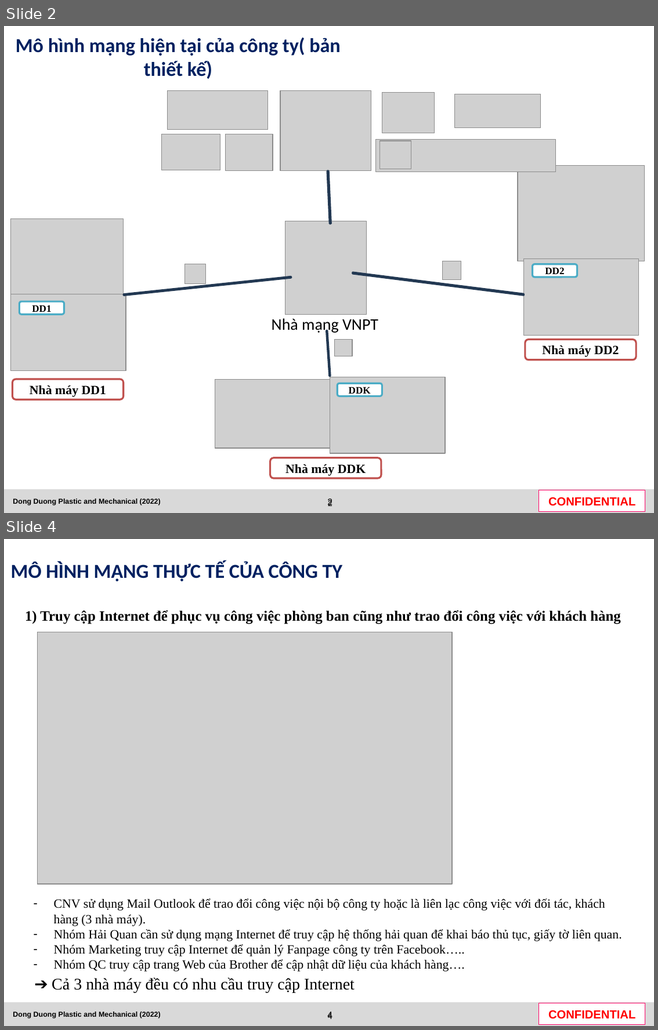
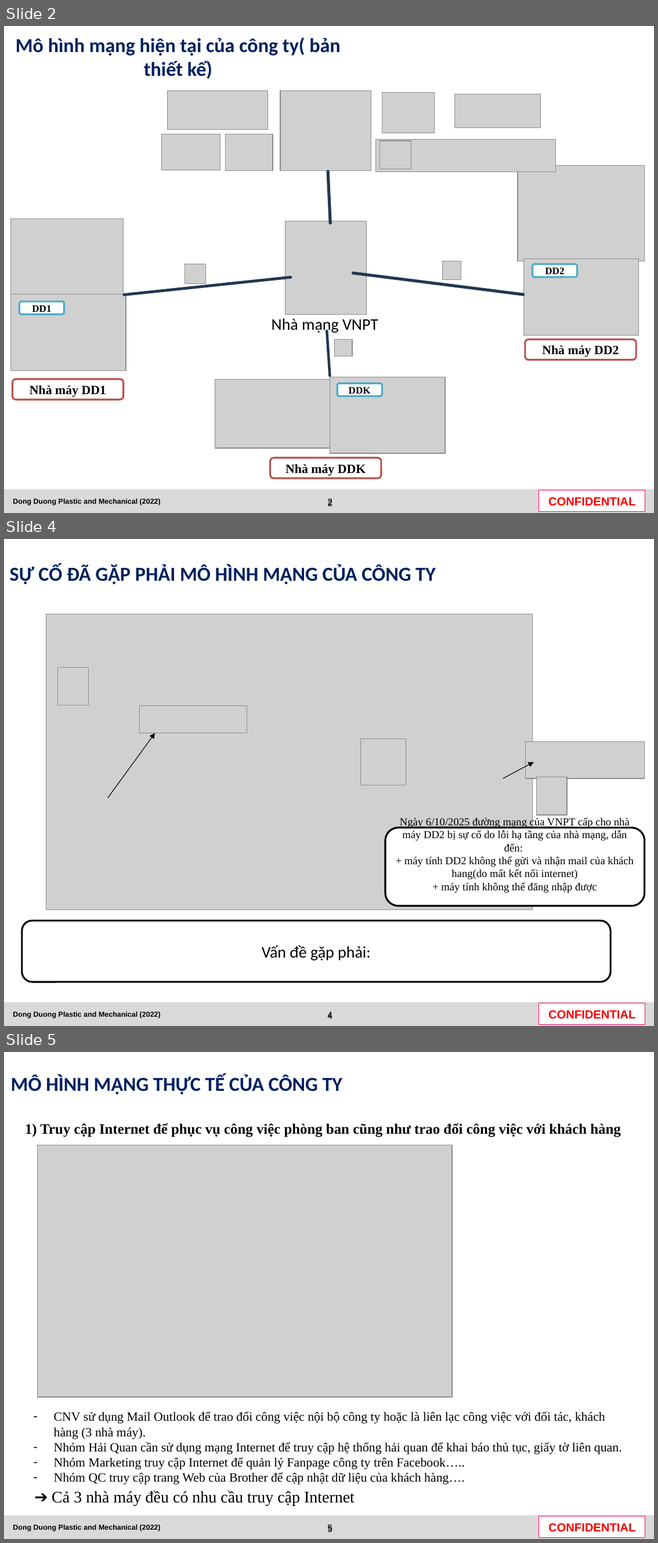
Before and after one commit to DangVanDoan05/QUANLY-IT-Cai-Tien-Update-PM-, a slide deck: BÁO CÁO ĐƯỜNG MẠNG DỰ PHÒNG MOBIPHONE.pptx. Shown one above the other, each under a label of ours: slides 2 and 4 before the commit, slides 2, 4 and 5 after it; the slides between them are not shown. The pictures are 658x1030 and 658x1543 pixels, drawn with LibreOffice and Linux fonts; fonts in the diff are those of the drawing; grey boxes stand for pictures; background and template pictures are left out. Boxes give left, top, right and bottom in pixels: in the first picture for what was removed or moved away, otherwise in the second. Text is boxed around its words. In the diff, an @@ line names an element or a change of style, - is before the commit and + after.

```diff
--- a/BÁO CÁO ĐƯỜNG MẠNG DỰ PHÒNG MOBIPHONE.pptx
+++ b/BÁO CÁO ĐƯỜNG MẠNG DỰ PHÒNG MOBIPHONE.pptx
@@ slide 4 added at (4, 539, 654, 1026), background #FFFFFF; not listed: 4 template elements that a slide beside it also shows @@
@@ title added at (10, 565, 436, 584), 22 pt, text #002060, bold @@
+SỰ CỐ ĐÃ GẶP PHẢI MÔ HÌNH MẠNG CỦA CÔNG TY
@@ picture added at (46, 614, 532, 910) @@
@@ picture added at (58, 668, 89, 705) @@
@@ picture added at (140, 706, 247, 733) @@
@@ arrow added from (108, 798) to (155, 733), #000000 0.75 pt @@
@@ picture added at (360, 739, 405, 785) @@
@@ picture added at (525, 741, 644, 779) @@
@@ arrow added from (503, 779) to (534, 762), #000000 0.75 pt @@
@@ picture added at (536, 777, 567, 815) @@
@@ rounded rectangle added at (385, 827, 644, 906), fill #FFFFFF, outline #000000 2 pt, 12 pt, text #000000 @@
+Ngày 6/10/2025 đường mạng của VNPT cấp cho nhà máy DD2 bị sự cố do lỗi hạ tầng của nhà mạng, dẫn đến:
++ máy tính DD2 không thể gửi và nhận mail của khách hang(do mất kết nối internet)
++ máy tính không thể đăng nhập được
@@ rounded rectangle added at (22, 921, 611, 982), fill #FFFFFF, outline #000000 2 pt, 18 pt, text #000000 @@
+Vấn đề gặp phải:
@@ page number added at (254, 1006, 405, 1026), 10 pt, text #000000 @@
+4
@@ what was slide 4 is now slide 5 @@
@@ page number at (254, 1519, 405, 1539): text changed @@
-4
+5
@@ page number at (327, 1524, 332, 1533): text changed @@
-4
+5
```
Also in this commit, not shown: 1 slide changed, 1 other file.
